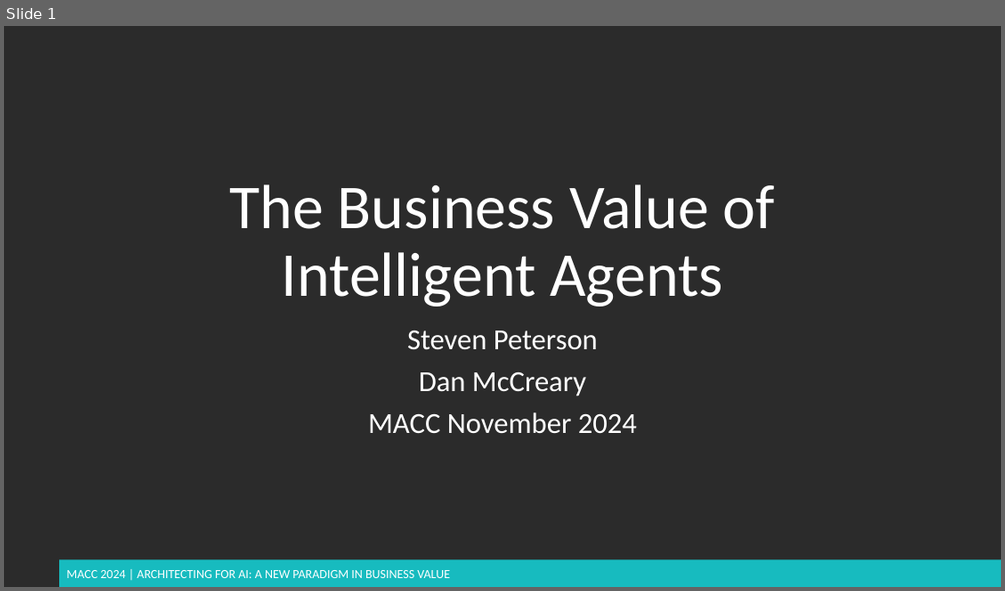
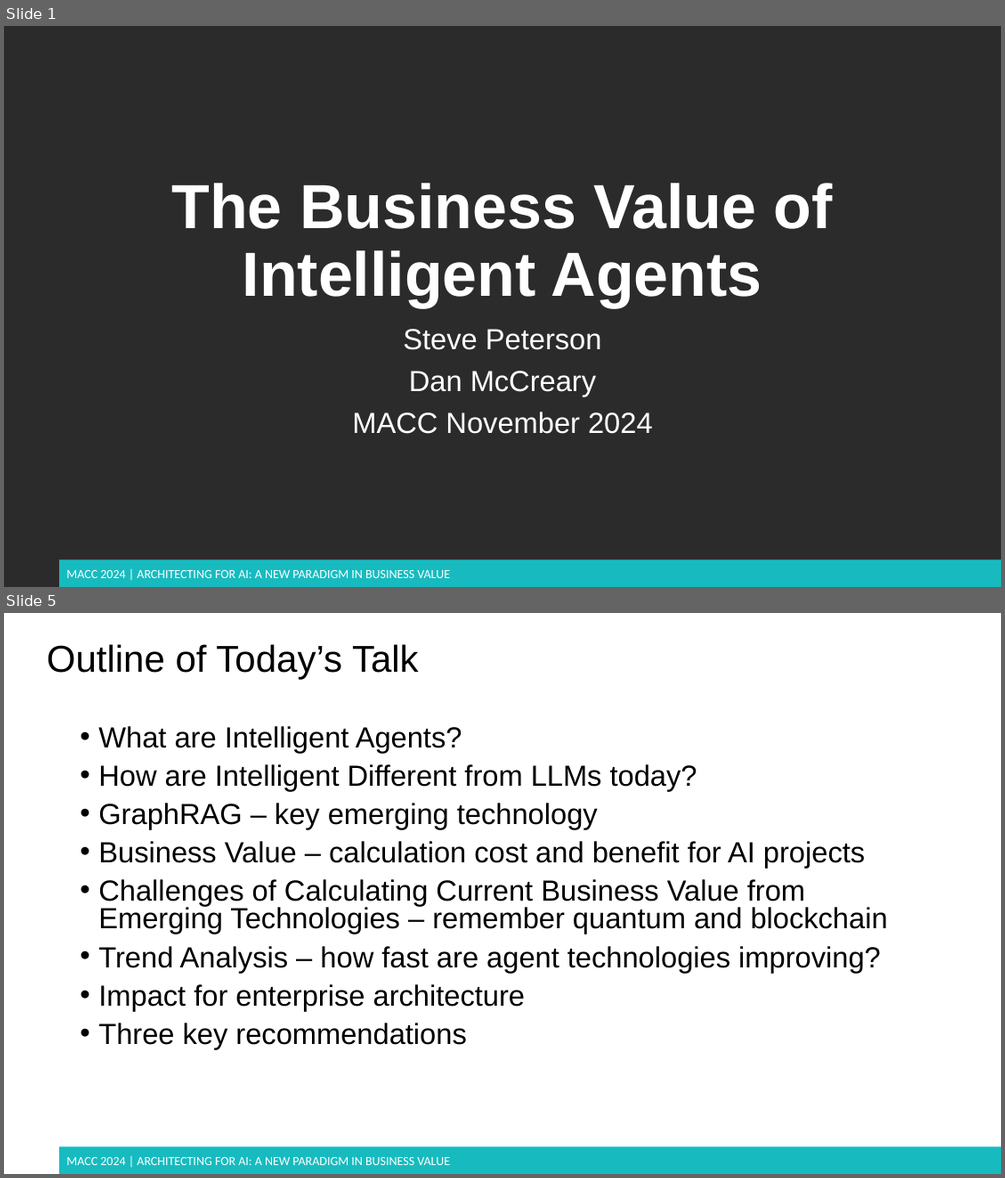
Before and after one commit to dmccreary/genai-arch-patterns, a slide deck: slides/MACC-2024-bv-of-agents.pptx. Shown one above the other, each under a label of ours: slide 1 before the commit, slides 1 and 5 after it; the slides between them are not shown. The pictures are 1005x591 and 1005x1178 pixels, drawn with LibreOffice and Linux fonts; fonts in the diff are those of the drawing; background and template pictures are left out; a plain dark background stands for a picture behind light text. Boxes give left, top, right and bottom in pixels: in the first picture for what was removed or moved away, otherwise in the second. Text is boxed around its words. In the diff, an @@ line names an element or a change of style, - is before the commit and + after.

```diff
--- a/slides/MACC-2024-bv-of-agents.pptx
+++ b/slides/MACC-2024-bv-of-agents.pptx
@@ slide 5 added at [4,613,1001,1174], background #FFFFFF; not listed: 2 template elements that a slide beside it also shows @@
@@ title added at [47,644,419,679], 36 pt, text #000000 @@
+Outline of Today’s Talk
@@ text added at [98,726,888,1049], 28 pt, text #000000 @@
+• What are Intelligent Agents?
+• How are Intelligent Different from LLMs today?
+• GraphRAG – key emerging technology
+• Business Value – calculation cost and benefit for AI projects
+• Challenges of Calculating Current Business Value from Emerging Technologies – remember quantum and blockchain
+• Trend Analysis – how fast are agent technologies improving?
+• Impact for enterprise architecture
+• Three key recommendations
@@ slide 1 changed as well @@
@@ title "The Business Value of Intelligent ..." at [172,183,833,307]: font Calibri to Arial, bold on @@
@@ subtitle at [403,329,602,350]: text changed; font Calibri to Arial @@
-Steven Peterson
+Steve Peterson
@@ subtitle at [352,370,653,434]: font Calibri to Arial in "Dan McCreary", "MACC November 2024" @@
```
Also in this commit, not shown: 1 other slide changed, 8 other slides added.
